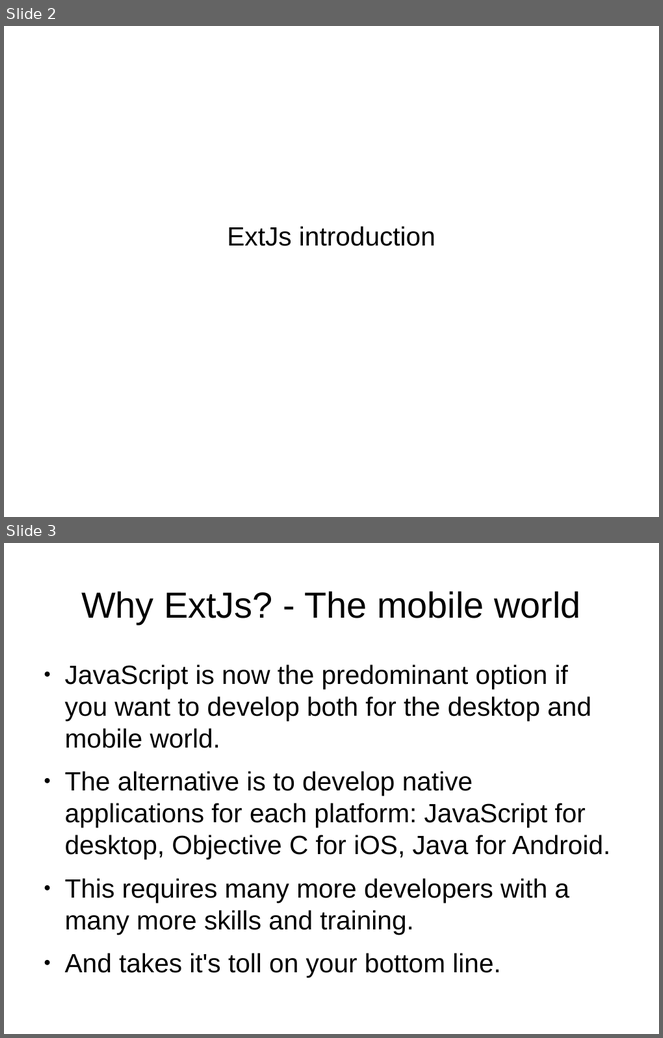
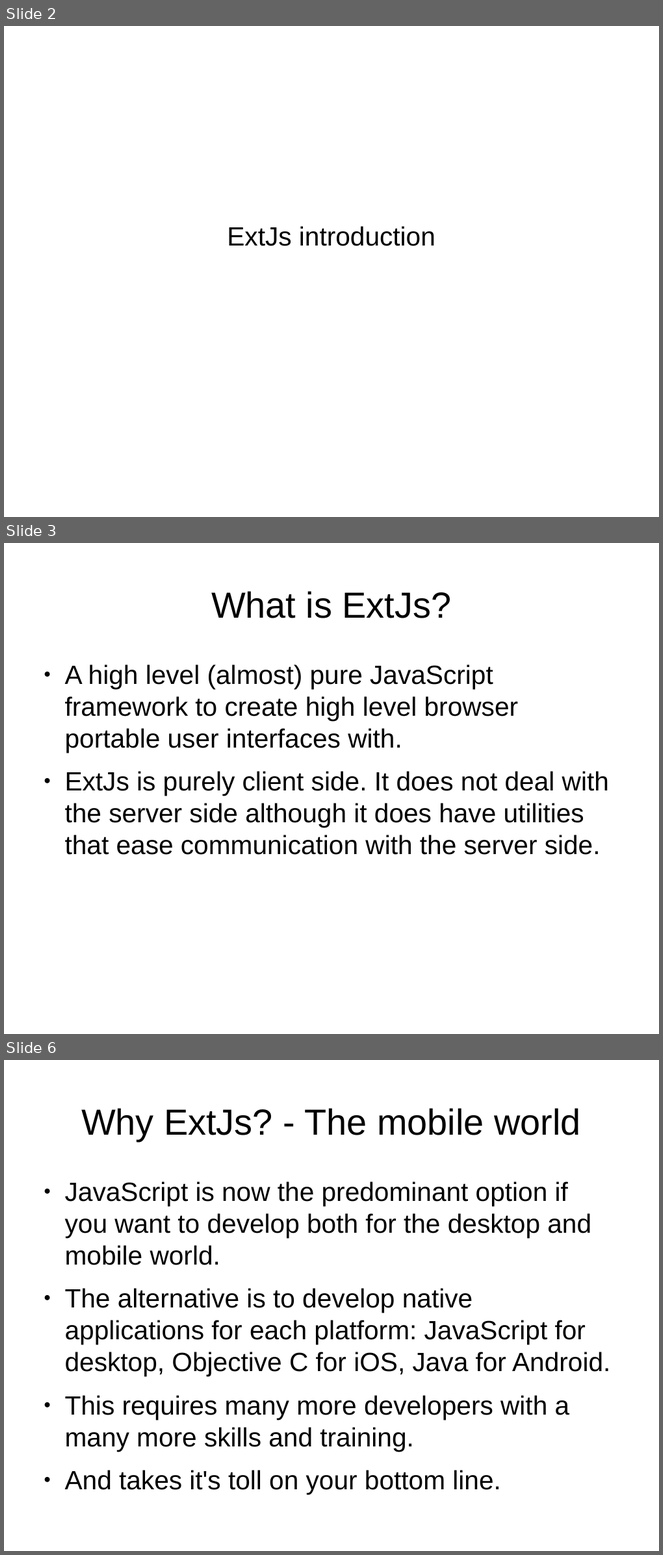
Before and after one commit to veltzer/demos, a slide deck: javascript/extjs/doc/extjs_intro.odp. Shown one above the other, each under a label of ours: slides 2 and 3 before the commit, slides 2, 3 and 6 after it; the slides between them are not shown. The pictures are 663x1038 and 663x1555 pixels, drawn with LibreOffice and Linux fonts; fonts in the diff are those of the drawing. Boxes give left, top, right and bottom in pixels: in the first picture for what was removed or moved away, otherwise in the second. Text is boxed around its words. In the diff, an @@ line names an element or a change of style, - is before the commit and + after.

```diff
--- a/javascript/extjs/doc/extjs_intro.odp
+++ b/javascript/extjs/doc/extjs_intro.odp
@@ slide 3 added at <box>4,543,659,1034</box>, background #FFFFFF @@
@@ title added at <box>211,591,452,618</box>, 44 pt, text #000000 @@
+What is ExtJs?
@@ text added at <box>65,665,609,855</box>, 32 pt, text #000000 @@
+● A high level (almost) pure JavaScript framework to create high level browser portable user interfaces with.
+● ExtJs is purely client side. It does not deal with the server side although it does have utilities that ease communication with the server side.
@@ what was slide 3 is now slide 6 @@
```
Also in this commit, not shown: 2 other slides added, 3 other files.
